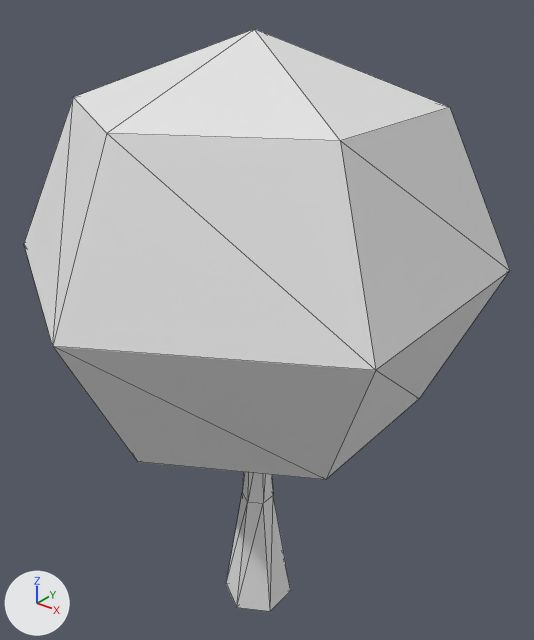
What one commit did to the glTF model assets/blueprints/physarum.glb.
Rendered twice from a 50 mm lens placed at (0.193, -0.234, 0.309), pointed at (-0.001, 0.009, 0.158). Every picture has the same lights, and +X, +Y and +Z are marked at lower left. The first picture is the older version. Mesh edges are drawn as thin lines. Where no turn or scale is listed for an object, it has been applied to the vertices.

In view in the first picture: 'physarum'.
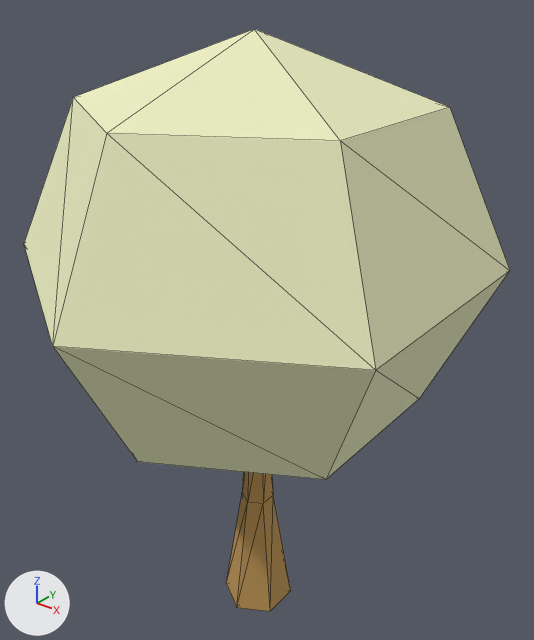
Changed parts and their boxes [x1, y1, x2, y2] in the pictures (534 x 640 px):
'physarum', recoloured: [24, 29, 510, 611] in both

The change, as a diff of the scene's bpy script:
```diff
--- a/assets/blueprints/physarum.glb.py
+++ b/assets/blueprints/physarum.glb.py
@@ img_physarum_texture @@
+img_physarum_texture = load_image('physarum_texture', '_unpacked/physarum_texture', 64, 64, 'sRGB')
@@ mat_physarum_material @@
+mat_physarum_material = principled_material('physarum_material')
+mat_physarum_material.texture = img_physarum_texture
+mat_physarum_material.roughness = 1.0
@@ me_sphere_004 @@
 me_sphere_004.from_pydata(...)  # 38 vertices, 72 faces; spans x -0.093..0.093, y -0.107..0.107, z -0.297..-0.011
+me_sphere_004.materials.append(mat_physarum_material)  # picture img_physarum_texture
```
